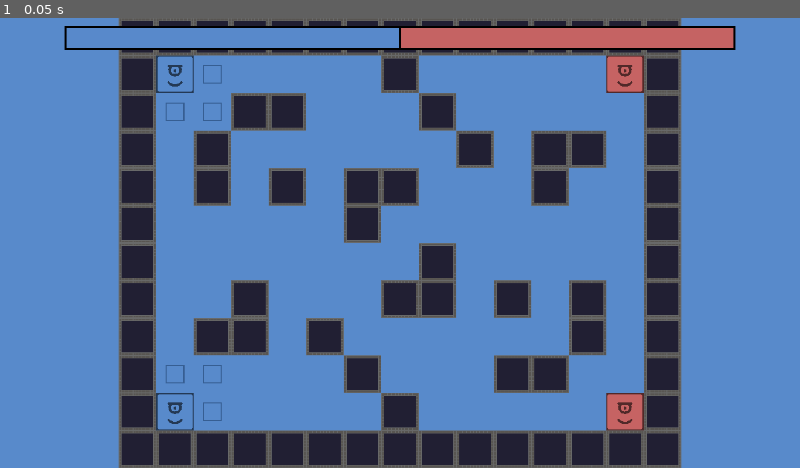
Above: before the commit, frame 1.
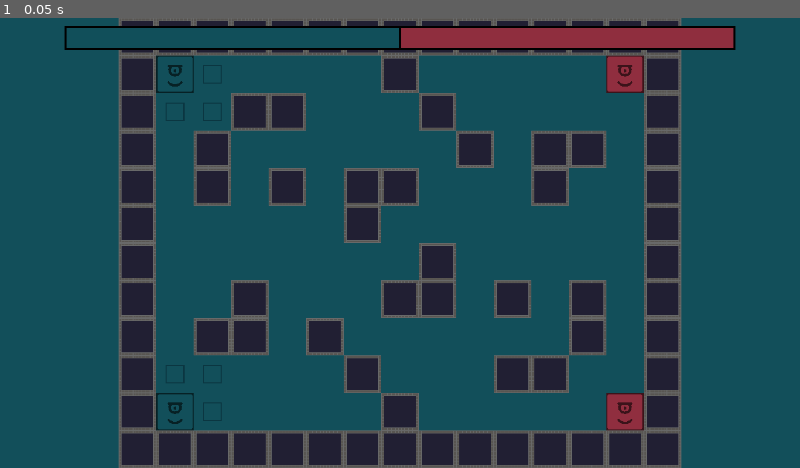
Above: after the commit, the same moment.

Repository: VoidScientist/Terrain-War
Game: Godot game, scene res://scenes/Game.tscn
The game is run twice, just before and just after one commit, with the same random seed, the same clock (stepped at 60 frames per second) and the same inputs.
Inputs:
- Up to frame 1 (0.05 s): no input

The runs differ from the first frame. In frame 1, 73% of the frame differs, in the area x 0-100%, y 0-100%.

Commit message:
sometimes "else"s are better

Diff:
--- a/scenes/Game.tscn
+++ b/scenes/Game.tscn
@@ -24,8 +24,8 @@
 
 [node name="PlayerService" type="Node2D" parent="."]
 script = ExtResource( 6 )
-player_1_col = Color( 0.34902, 0.545098, 0.8, 1 )
-player_2_col = Color( 0.780392, 0.392157, 0.392157, 1 )
+player_1_col = Color( 0.0745098, 0.313726, 0.356863, 1 )
+player_2_col = Color( 0.568627, 0.184314, 0.25098, 1 )
 
 [node name="Camera2D" type="Camera2D" parent="."]
 current = true
